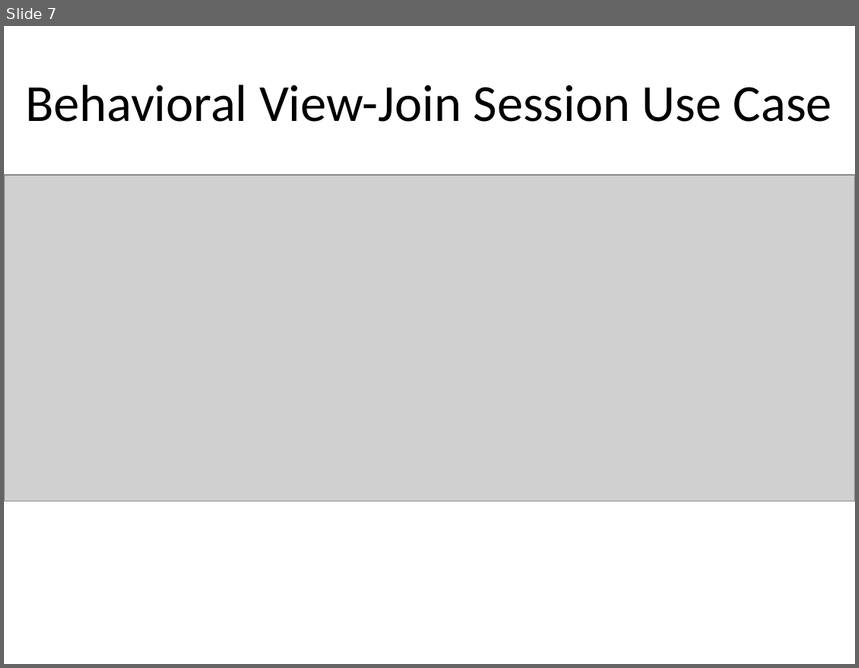
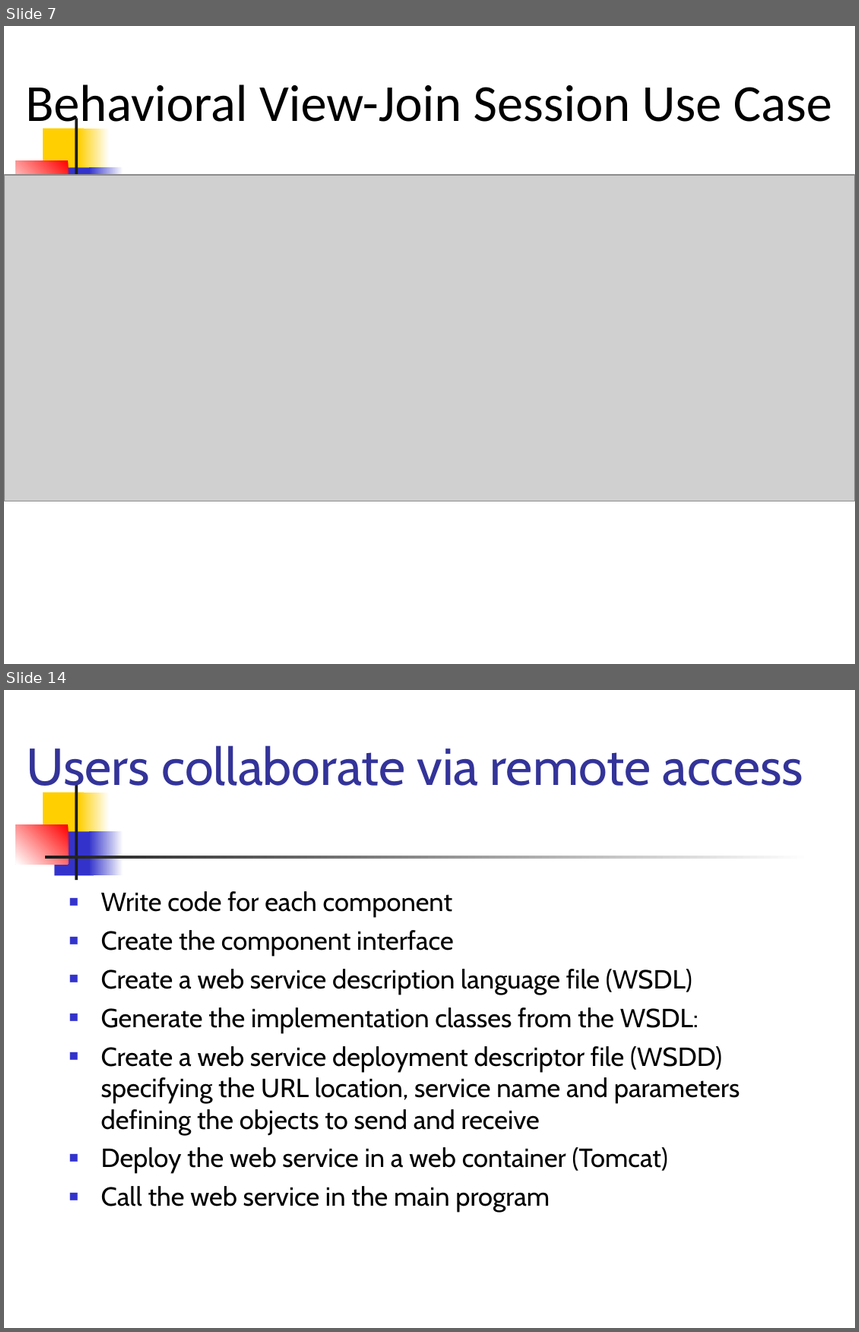
Before and after one commit to satpreetsingh/182mainproject, a slide deck: Documentation/04_10_Presentation.ppt. Shown one above the other, each under a label of ours: slide 7 before the commit, slides 7 and 14 after it; the slides between them are not shown. The pictures are 859x668 and 859x1332 pixels, drawn with LibreOffice and Linux fonts; fonts in the diff are those of the drawing; grey boxes stand for pictures. Boxes give left, top, right and bottom in pixels: in the first picture for what was removed or moved away, otherwise in the second. Text is boxed around its words. In the diff, an @@ line names an element or a change of style, - is before the commit and + after.

```diff
--- a/Documentation/04_10_Presentation.ppt
+++ b/Documentation/04_10_Presentation.ppt
@@ slide 14 added at (4,690,855,1328), background #FFFFFF; not listed: 6 template elements that a slide beside it also shows @@
@@ title added at (27,745,804,796), 44 pt, text #333399 @@
+Users collaborate via remote access
@@ rectangle added at (45,856,811,859), fill gradient #FFFFFF to #1C1C1C @@
@@ text added at (101,891,740,1212), 22.2 pt, text #000000 @@
+■ Write code for each component
+■ Create the component interface
+■ Create a web service description language file (WSDL)
+■ Generate the implementation classes from the WSDL:
+■ Create a web service deployment descriptor file (WSDD) specifying the URL location, service name and parameters defining the objects to send and receive
+■ Deploy the web service in a web container (Tomcat)
+■ Call the web service in the main program
@@ slide 7 changed as well @@
@@ rectangle added at (44,128,84,173), fill #FFCF01 @@
@@ rectangle added at (75,118,77,216), fill #1C1C1C @@
@@ rectangle added at (79,128,110,173), fill gradient #FFFFFF to #FFCF01 @@
@@ rectangle added at (16,161,68,199), fill gradient #FF0000 to #FFFFFF @@
@@ rectangle added at (54,167,94,211), fill #3333CC @@
@@ rectangle added at (89,167,123,211), fill gradient #FFFFFF to #3333CC @@
```
Also in this commit, not shown: 6 other slides changed, 10 other slides added, 5 slides removed, 1 other file.
